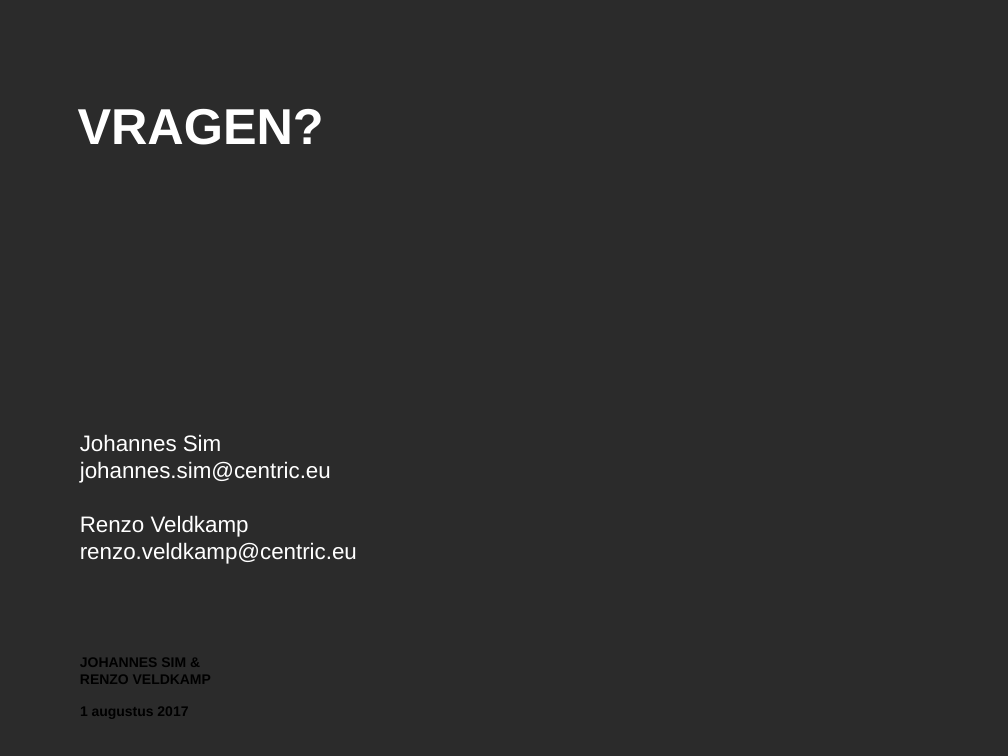
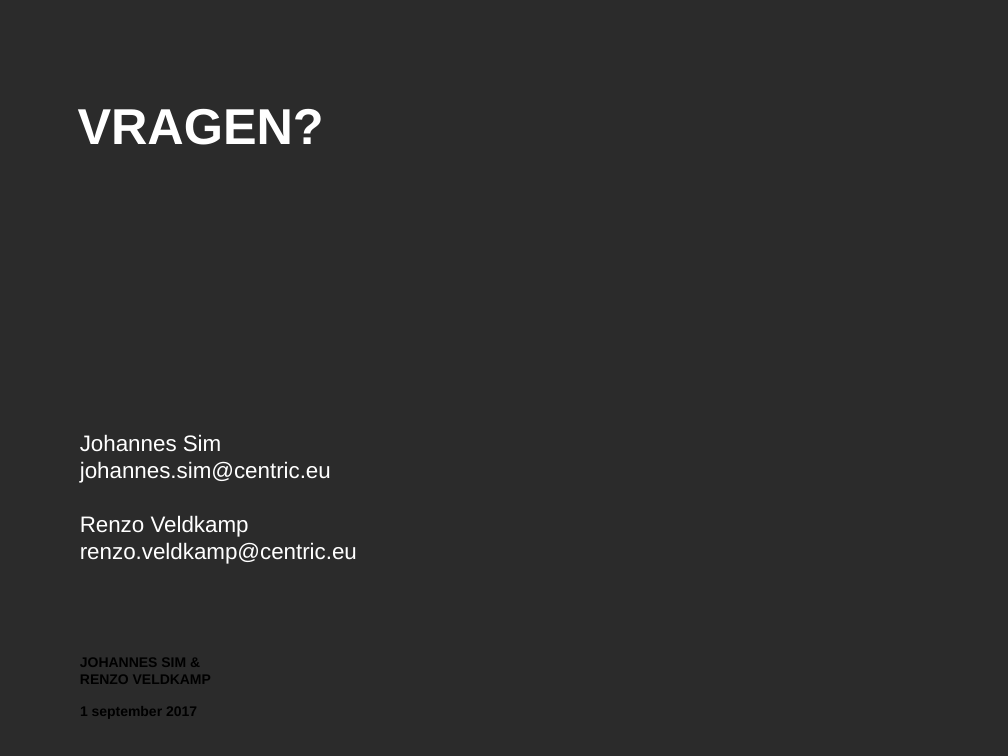
Before and after one commit to RenzoVeldkamp/MicroContainer, a slide deck: slide 16 of Presentatie/Docker-based microservices.pptx. Drawn at 1008x756 pixels with LibreOffice and Linux fonts; fonts in the diff are those of the drawing; background and template pictures are left out; a plain dark background stands for a picture behind light text. Boxes give left, top, right and bottom in pixels: in the first picture for what was removed or moved away, otherwise in the second. Text is boxed around its words. In the diff, an @@ line names an element or a change of style, - is before the commit and + after.

```diff
--- a/Presentatie/Docker-based microservices.pptx
+++ b/Presentatie/Docker-based microservices.pptx
@@ text at bbox=[80, 706, 197, 718]: text changed @@
-1 augustus 2017
+1 september 2017
```
Also in this commit, not shown: 17 other slides changed, 18 other files.
